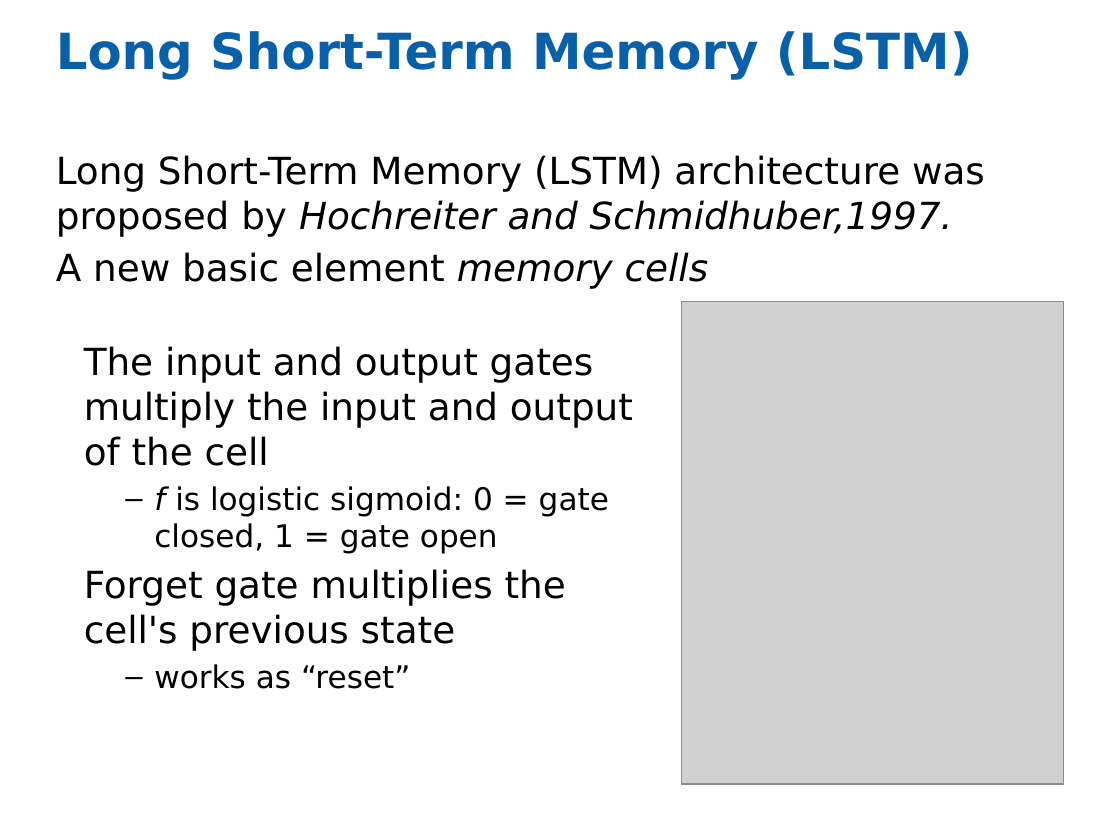
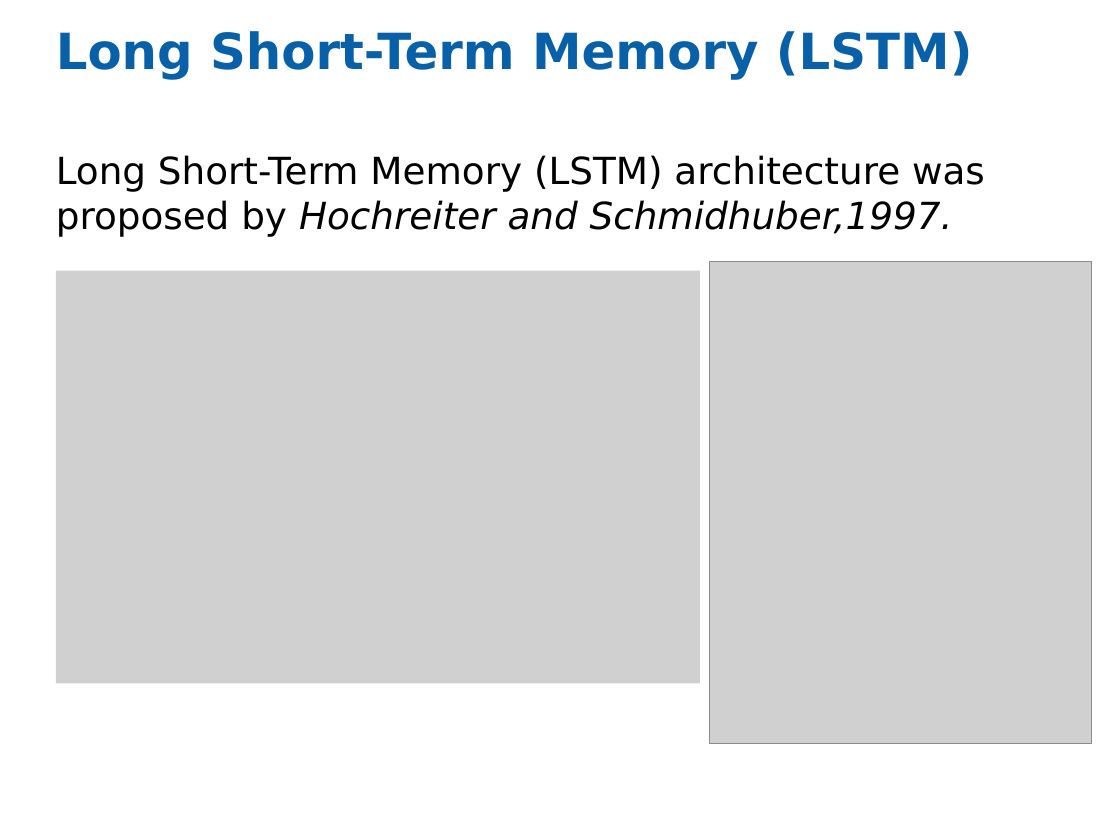
Before and after one commit to eladhoffer/Talks, a slide deck: slide 25 of DL_class2015/Lecture 11 RNN_LSTM.pptx (slide 23 before the commit). Drawn at 1120x840 pixels with LibreOffice and Linux fonts; fonts in the diff are those of the drawing; grey boxes stand for pictures. Boxes give left, top, right and bottom in pixels: in the first picture for what was removed or moved away, otherwise in the second. Text is boxed around its words. In the diff, an @@ line names an element or a change of style, - is before the commit and + after.

```diff
--- a/DL_class2015/Lecture 11 RNN_LSTM.pptx
+++ b/DL_class2015/Lecture 11 RNN_LSTM.pptx
@@ text at [56, 252, 709, 289]: paragraph removed @@
-A new basic element memory cells
@@ picture: place and size @@
-picture at [681, 301, 1063, 784]
+picture at [709, 262, 1091, 745]
@@ picture added at [56, 271, 700, 684] @@
@@ text removed at [84, 346, 633, 689] @@
-The input and output gates multiply the input and output of the cell
-  – f is logistic sigmoid: 0 = gate closed, 1 = gate open
-Forget gate multiplies the cell's previous state
-  – works as “reset”
```
Also in this commit, not shown: 6 other slides changed, 2 slides added, 1 slide removed, 1 other file.
